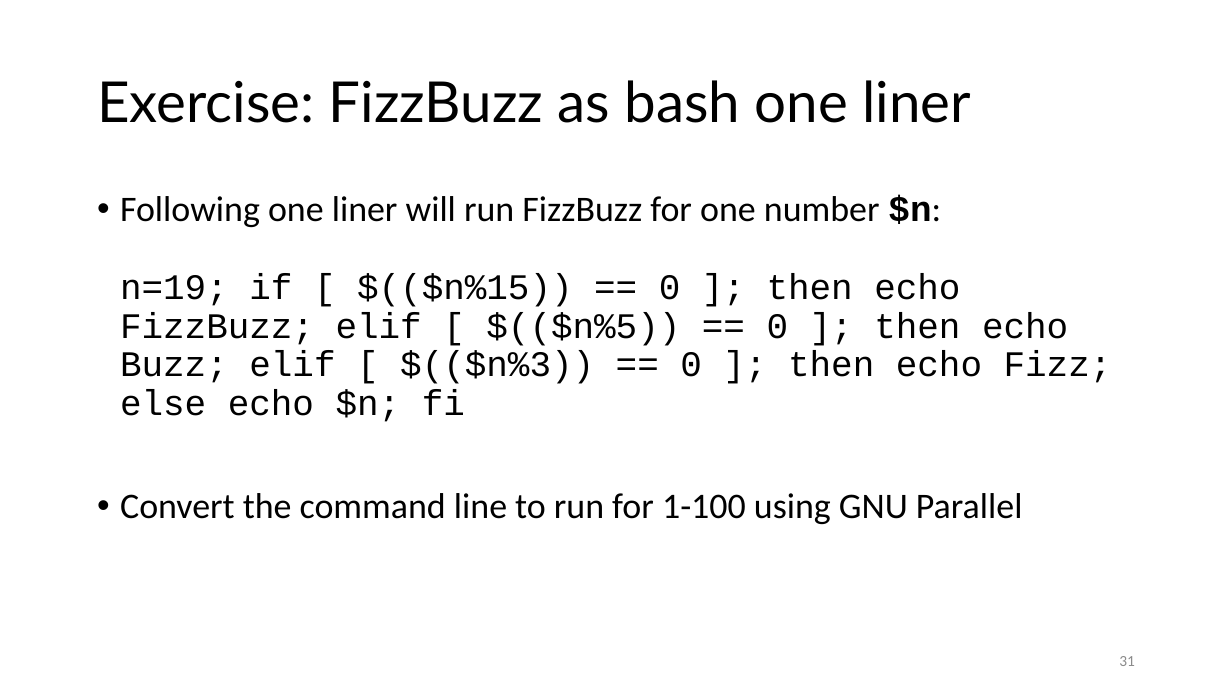
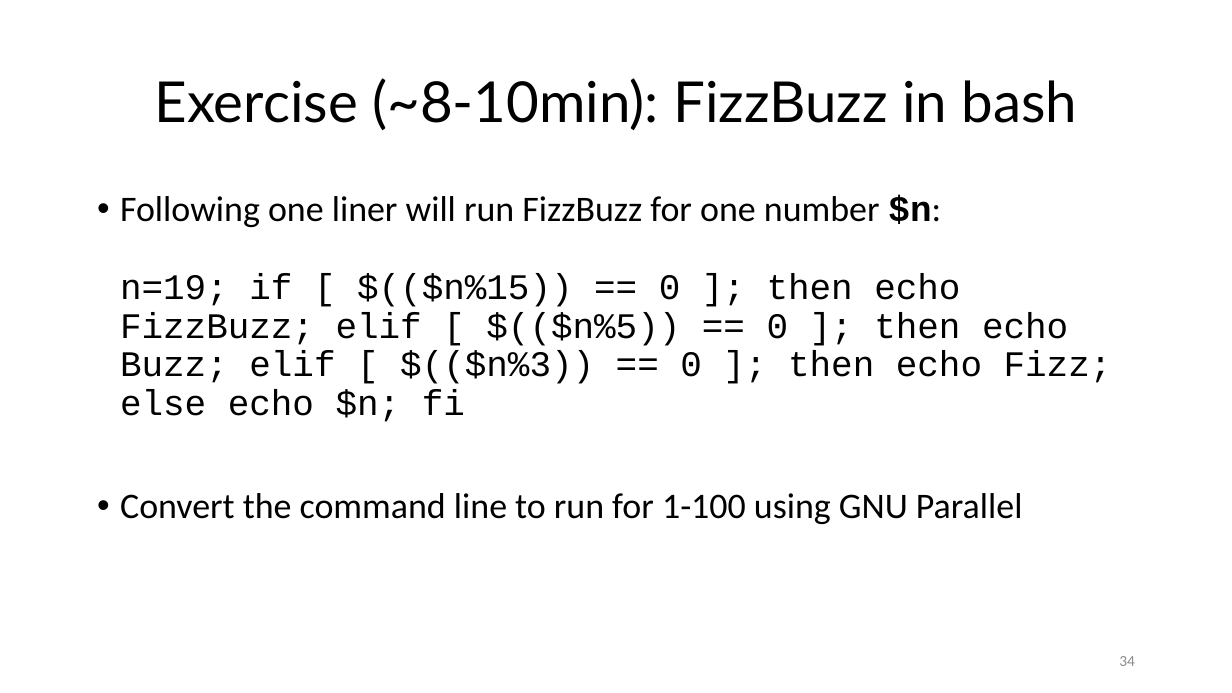
Before and after one commit to ketancmaheshwari/pearc24tut, a slide deck: slide 34 of gnu-parallel-tutorial.pptx (slide 31 before the commit). Drawn at 1232x693 pixels with LibreOffice and Linux fonts; fonts in the diff are those of the drawing. Boxes give left, top, right and bottom in pixels: in the first picture for what was removed or moved away, otherwise in the second. Text is boxed around its words. In the diff, an @@ line names an element or a change of style, - is before the commit and + after.

```diff
--- a/gnu-parallel-tutorial.pptx
+++ b/gnu-parallel-tutorial.pptx
@@ title at [154,78,1077,130]: text changed @@
-Exercise: FizzBuzz as bash one liner
+Exercise (~8-10min): FizzBuzz in bash
@@ page number at [1119,656,1135,666]: text changed @@
-31
+34
```
Also in this commit, not shown: 12 other slides changed, 15 slides added, 5 slides removed, 2 other files.
